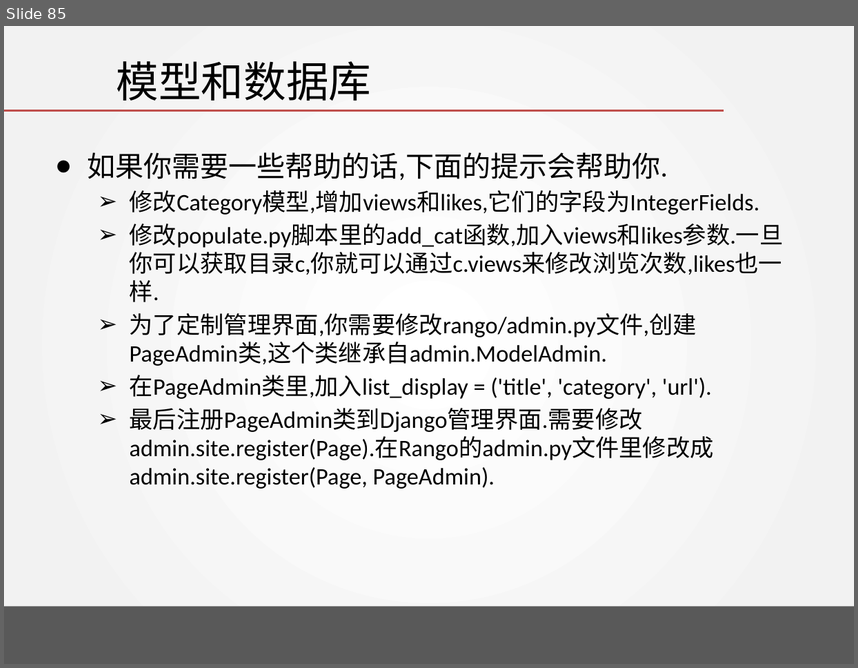
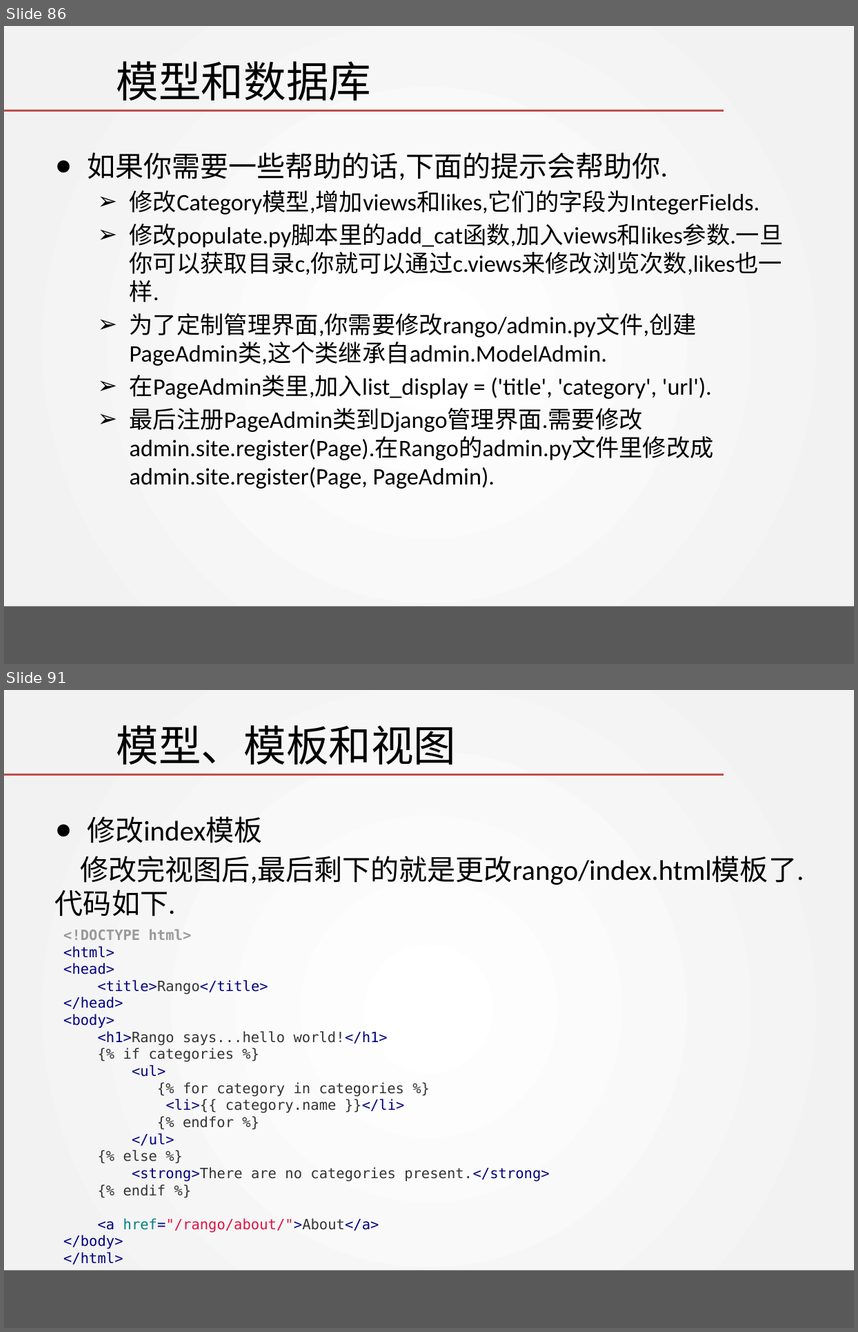
Before and after one commit to wangjin0818/Creative_Experiment, a slide deck: week 04/Tango with Django - I.pptx. Shown one above the other, each under a label of ours: slide 85 before the commit, slides 86 and 91 after it; the slides between them are not shown. The pictures are 858x668 and 858x1332 pixels, drawn with LibreOffice and Linux fonts; fonts in the diff are those of the drawing; background and template pictures are left out. Boxes give left, top, right and bottom in pixels: in the first picture for what was removed or moved away, otherwise in the second. Text is boxed around its words. In the diff, an @@ line names an element or a change of style, - is before the commit and + after.

```diff
--- a/week 04/Tango with Django - I.pptx
+++ b/week 04/Tango with Django - I.pptx
@@ slide 91 added at [4,690,854,1328], background gradient #FFFFFF to #F2F2F2; not listed: 2 template elements that a slide beside it also shows @@
@@ title added at [116,725,457,765], 36 pt, text #000000 @@
+模型、模板和视图
@@ text added at [55,816,804,916], 24 pt, text #000000 @@
+● 修改index模板
+修改完视图后,最后剩下的就是更改rango/index.html模板了.代码如下.
@@ text added at [63,929,549,1264], 12 pt, text #333333 @@
+<!DOCTYPE html>
+<html>
+<head>
+<title>Rango</title>
+</head>
+<body>
+<h1>Rango says...hello world!</h1>
+{% if categories %}
+<ul>
+{% for category in categories %}
+<li>{{ category.name }}</li>
+{% endfor %}
+</ul>
+{% else %}
+<strong>There are no categories present.</strong>
+{% endif %}
+<a href="/rango/about/">About</a>
+</body>
+</html>
@@ what was slide 85 is now slide 86 @@
```
Also in this commit, not shown: 2 slides changed, 16 other slides added, 2 other files.
